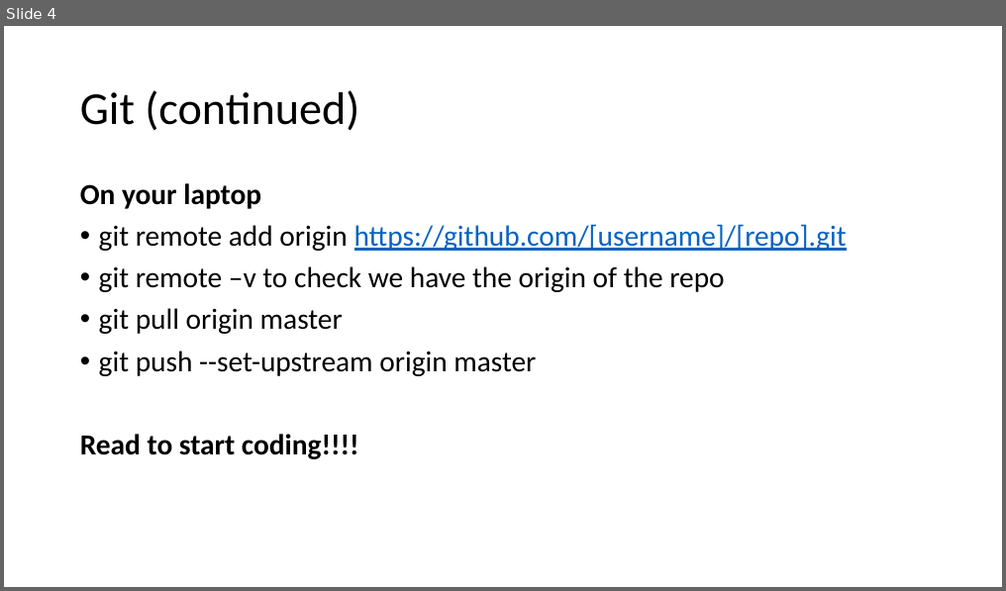
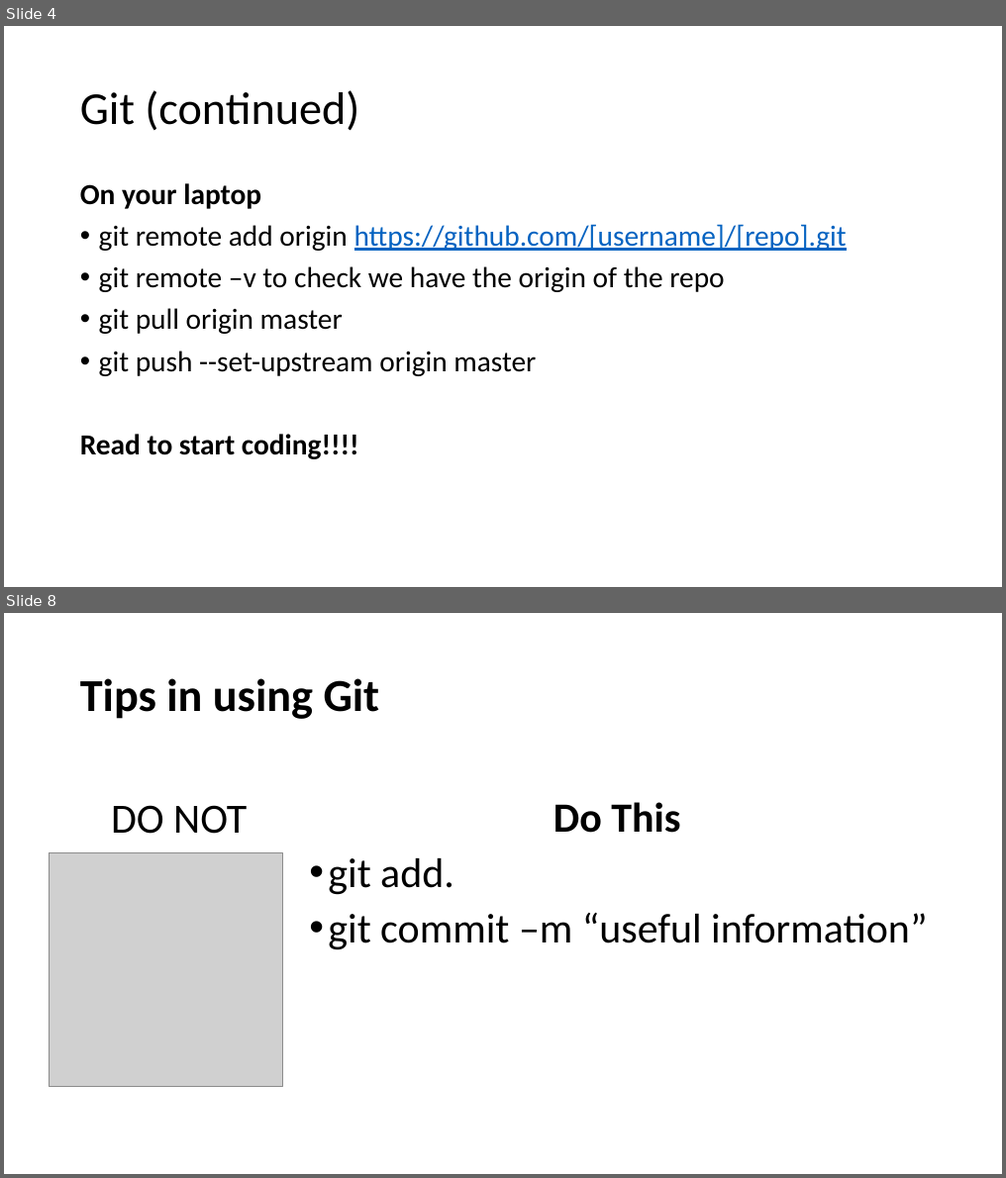
Before and after one commit to spirrello/devshow, a slide deck: Git101.pptx. Shown one above the other, each under a label of ours: slide 4 before the commit, slides 4 and 8 after it; the slides between them are not shown. The pictures are 1006x591 and 1006x1178 pixels, drawn with LibreOffice and Linux fonts; fonts in the diff are those of the drawing; grey boxes stand for pictures. Boxes give left, top, right and bottom in pixels: in the first picture for what was removed or moved away, otherwise in the second. Text is boxed around its words. In the diff, an @@ line names an element or a change of style, - is before the commit and + after.

```diff
--- a/Git101.pptx
+++ b/Git101.pptx
@@ slide 8 added at [4, 613, 1002, 1174], background #FFFFFF @@
@@ title added at [80, 678, 380, 719], 44 pt, text #000000, bold @@
+Tips in using Git
@@ text added at [111, 805, 247, 834], 40 pt, text #000000 @@
+DO NOT
@@ text added at [328, 802, 927, 951], 40 pt, text #000000 @@
+Do This
+• git add.
+• git commit –m “useful information”
@@ picture added at [49, 854, 282, 1087] @@
```
Also in this commit, not shown: 4 slides changed, 1 other slide added.
